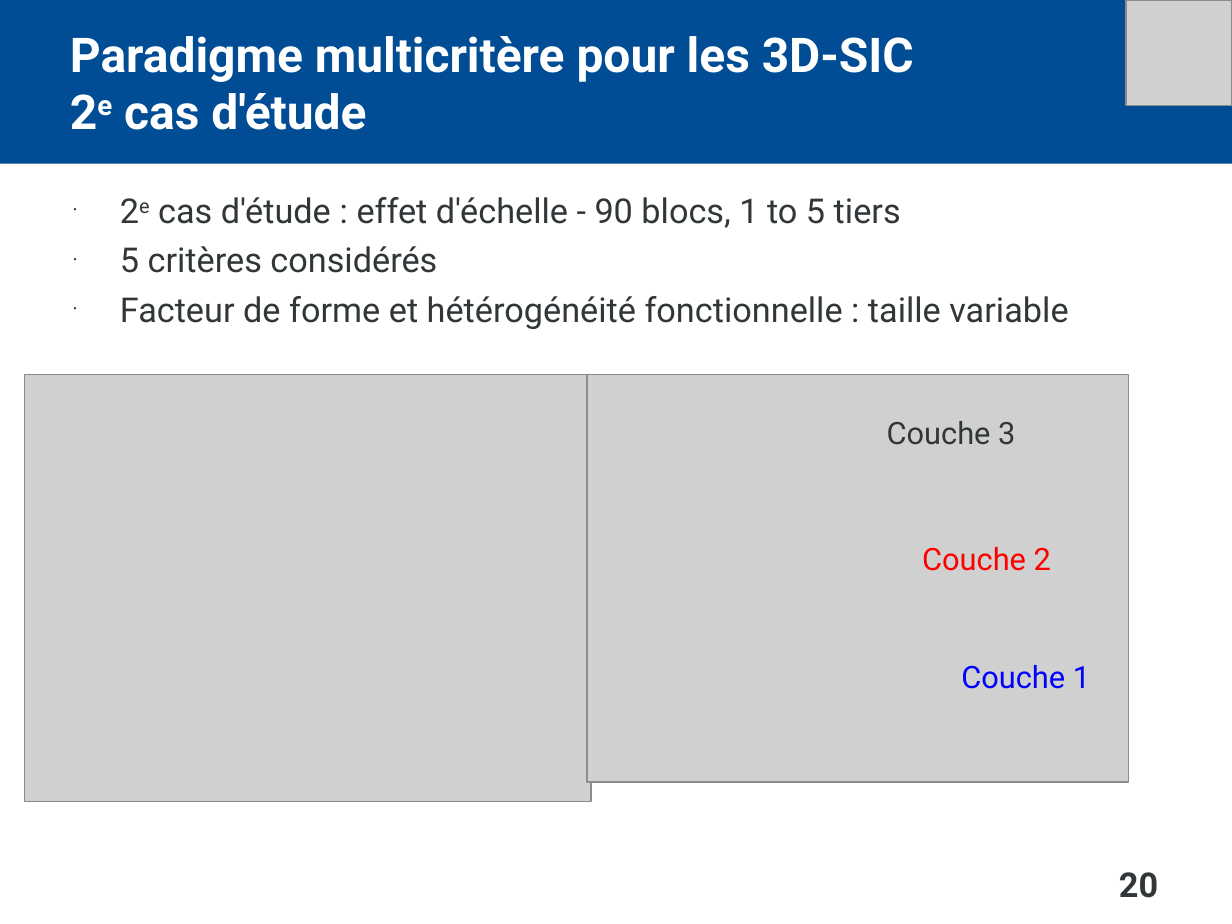
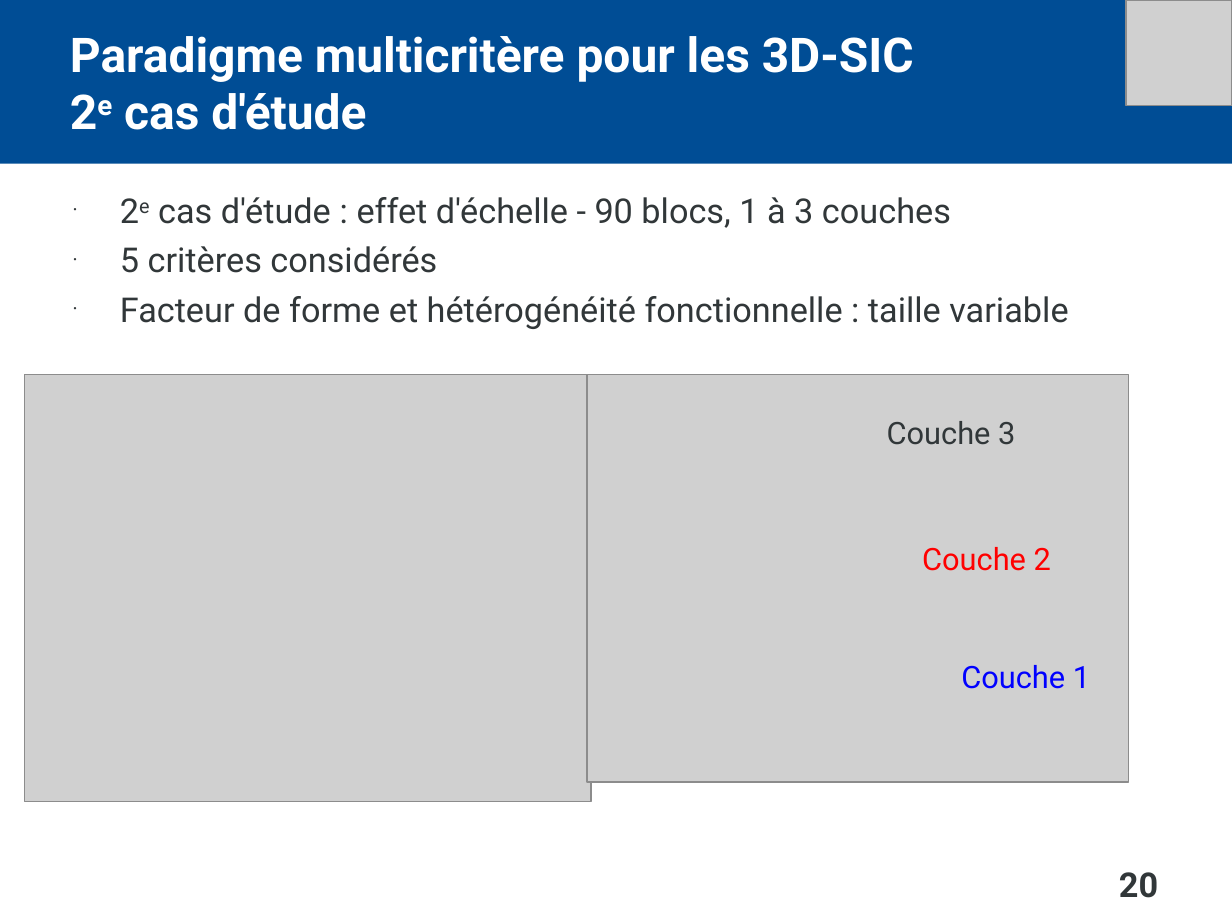
Before and after one commit to Bocko/thesis, a slide deck: slide 20 of thesis_presentation.ppt. Drawn at 1232x924 pixels with LibreOffice and Linux fonts; fonts in the diff are those of the drawing; grey boxes stand for pictures. Boxes give left, top, right and bottom in pixels: in the first picture for what was removed or moved away, otherwise in the second. Text is boxed around its words. In the diff, an @@ line names an element or a change of style, - is before the commit and + after.

```diff
--- a/thesis_presentation.ppt
+++ b/thesis_presentation.ppt
@@ text at box(158, 197, 951, 228): text changed @@
-• 2e cas d'étude : effet d'échelle - 90 blocs, 1 to 5 tiers
+• 2e cas d'étude : effet d'échelle - 90 blocs, 1 à 3 couches
```
Also in this commit, not shown: 5 other slides changed, 1 other file.
